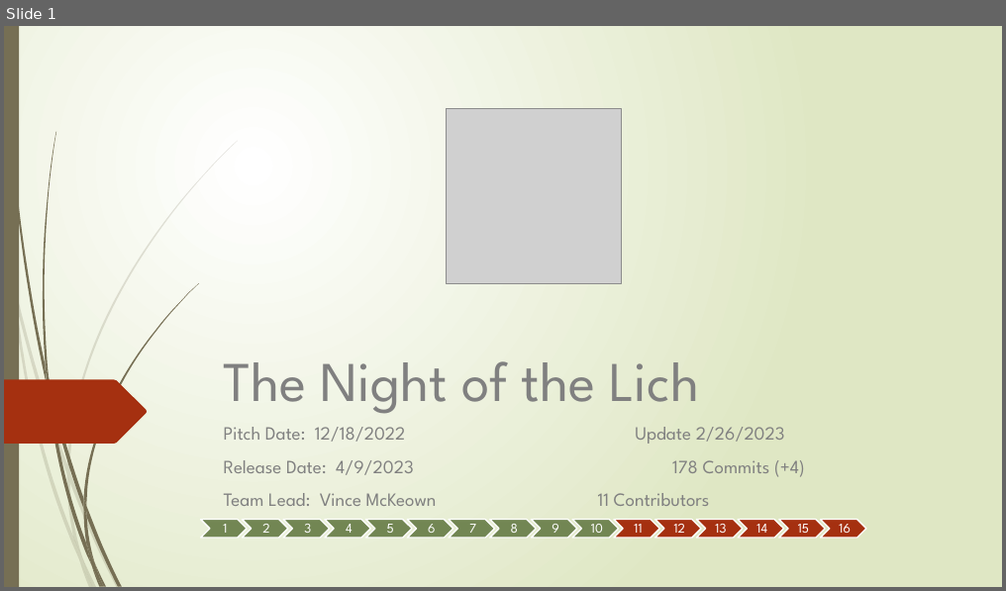
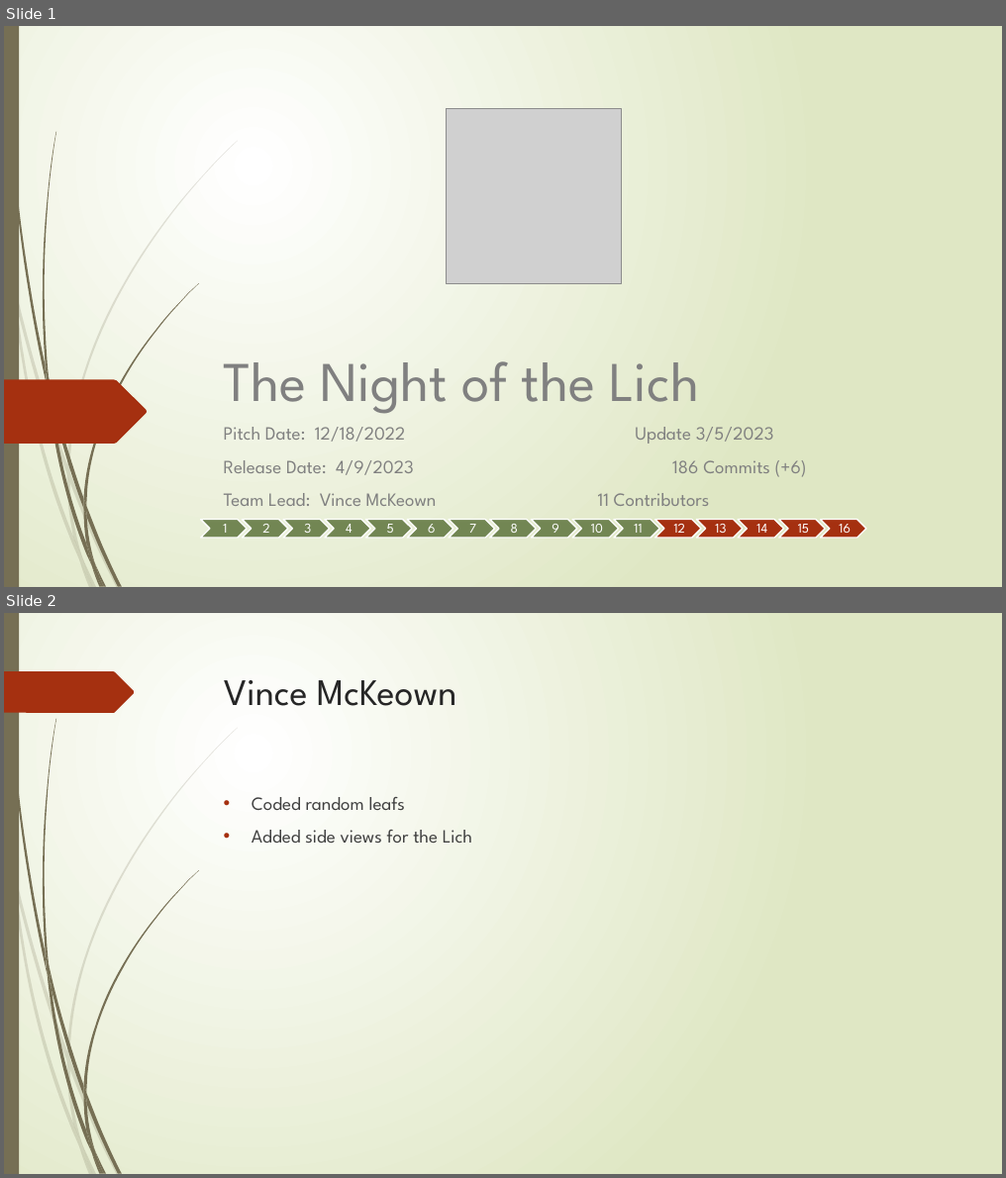
Before and after one commit to gamkedo-la/the-night-of-the-liche, a slide deck: reference/Week 10.pptx. Shown one above the other, each under a label of ours: slide 1 before the commit, slides 1 and 2 after it. The pictures are 1006x591 and 1006x1178 pixels, drawn with LibreOffice and Linux fonts; fonts in the diff are those of the drawing; grey boxes stand for pictures. Boxes give left, top, right and bottom in pixels: in the first picture for what was removed or moved away, otherwise in the second. Text is boxed around its words. In the diff, an @@ line names an element or a change of style, - is before the commit and + after.

Commit message:
randomized which leaf

```diff
--- a/reference/Week 10.pptx
+++ b/reference/Week 10.pptx
@@ slide 2 added at <box>4,613,1002,1174</box>, background gradient #FFFFFF to #DFE8C4; not listed: 23 template elements that a slide beside it also shows @@
@@ freeform shape added at <box>4,671,135,713</box>, fill #A53010 @@
@@ title added at <box>224,680,456,706</box>, 36 pt, text #262626 @@
+Vince McKeown
@@ text added at <box>252,797,472,843</box>, 18 pt, text #404040 @@
+• Coded random leafs
+• Added side views for the Lich
@@ slide 1 changed as well @@
@@ subtitle at <box>224,427,807,477</box>: text changed @@
-Pitch Date: 12/18/2022 Update 2/26/2023
-Release Date: 4/9/2023 178 Commits (+4)
+Pitch Date: 12/18/2022 Update 3/5/2023
+Release Date: 4/9/2023 186 Commits (+6)
@@ chevron at <box>614,519,659,538</box>: fill #A53010 to #728653 @@
```
Also in this commit, not shown: 2 other slides changed, 1 slide removed, 2 other files.
